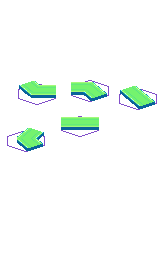
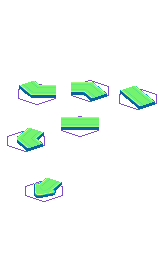
Layers edited between the first and the second 168x260 image:
added group "Group 5" with 8 layers above "Group 4" over [25, 178, 63, 202]
added layer "Layer 30 copy" in group "Group 5" over [25, 178, 63, 202]
